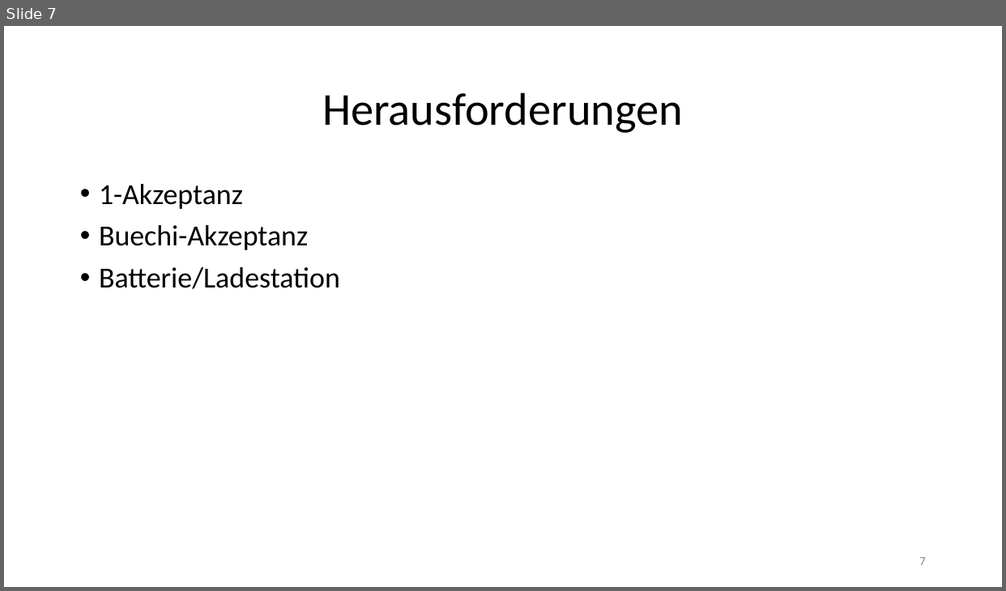
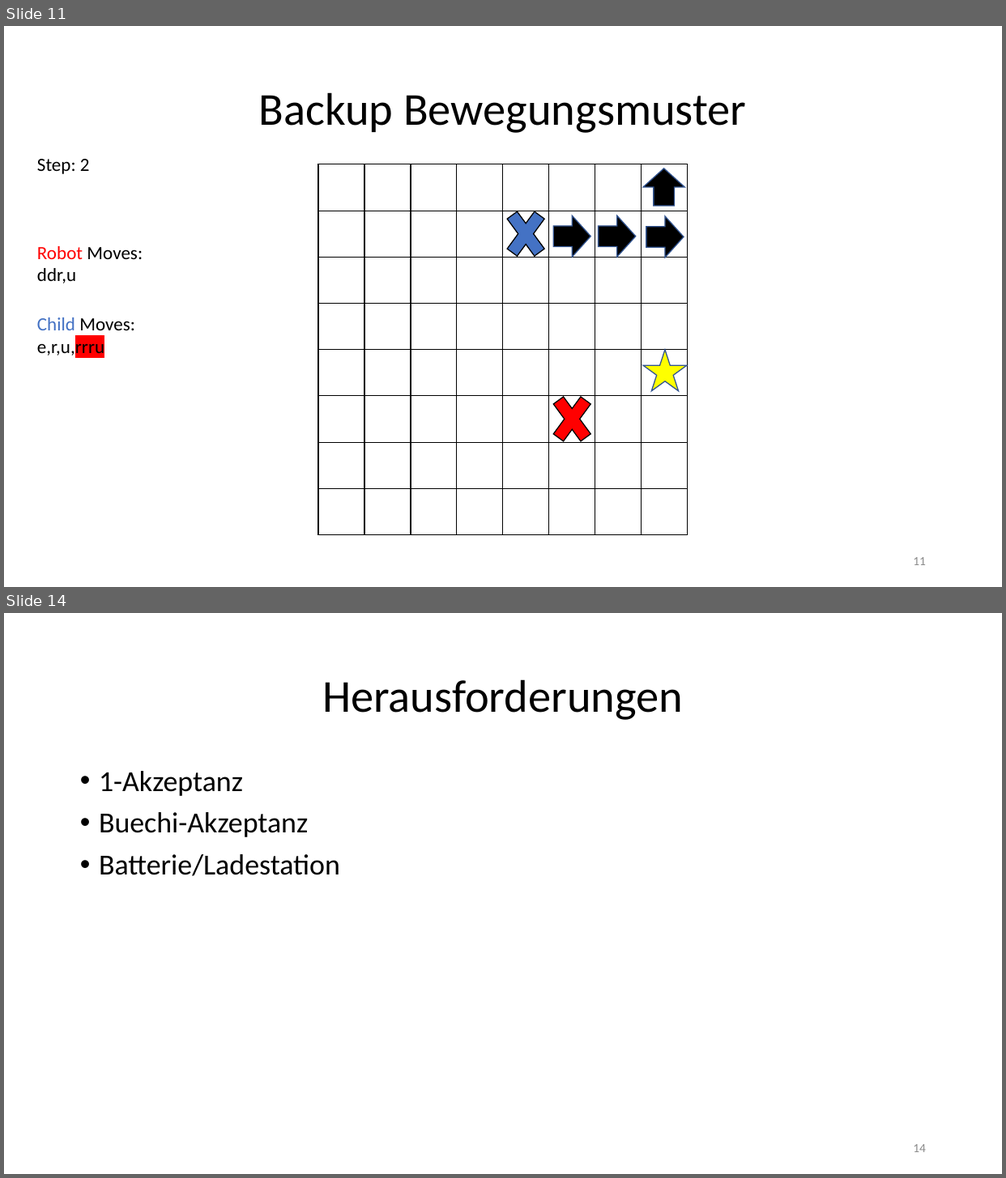
Before and after one commit to jhbruhn/fmes, a slide deck: Dokumentation/Roboter.pptx. Shown one above the other, each under a label of ours: slide 7 before the commit, slides 11 and 14 after it; the slides between them are not shown. The pictures are 1006x591 and 1006x1178 pixels, drawn with LibreOffice and Linux fonts; fonts in the diff are those of the drawing. Boxes give left, top, right and bottom in pixels: in the first picture for what was removed or moved away, otherwise in the second. Text is boxed around its words. In the diff, an @@ line names an element or a change of style, - is before the commit and + after.

```diff
--- a/Dokumentation/Roboter.pptx
+++ b/Dokumentation/Roboter.pptx
@@ slide 11 added at [4,26,1002,587], background #FFFFFF @@
@@ title added at [259,92,746,133], 44 pt, text #000000 @@
+Backup Bewegungsmuster
@@ text added at [37,159,90,174], 18 pt, text #000000 @@
+Step: 2
@@ table added at [318,165,690,535], 8 rows, 8 columns @@
+ |  |  |  |  |  |  | 
+ |  |  |  |  |  |  | 
+ |  |  |  |  |  |  | 
+ |  |  |  |  |  |  | 
+ |  |  |  |  |  |  | 
+ |  |  |  |  |  |  | 
+ |  |  |  |  |  |  | 
+ |  |  |  |  |  |  | 
@@ right arrow added at [644,169,685,206], fill #000000, outline #325491 1 pt @@
@@ cross added at [500,199,552,270], fill #4472C4, outline #000000 1 pt @@
@@ right arrow added at [553,216,591,257], fill #000000, outline #325491 1 pt @@
@@ right arrow added at [599,216,636,257], fill #000000, outline #325491 1 pt @@
@@ right arrow added at [646,216,684,258], fill #000000, outline #325491 1 pt @@
@@ text added at [37,246,143,284], 18 pt, text #000000 @@
+Robot Moves:
+ddr,u
@@ text added at [37,318,135,358], 18 pt, text #000000 @@
+Child Moves:
+e,r,u,rrru
@@ star added at [643,350,687,391], fill #FFFF00, outline #325491 1 pt @@
@@ cross added at [546,384,599,456], fill #FF0000, outline #000000 1 pt @@
@@ page number added at [913,557,926,565], 12 pt, text #8C8C8C @@
+11
@@ what was slide 7 is now slide 14 @@
@@ page number at [913,1144,926,1152]: text changed @@
-7
+14
```
Also in this commit, not shown: 6 other slides added.
